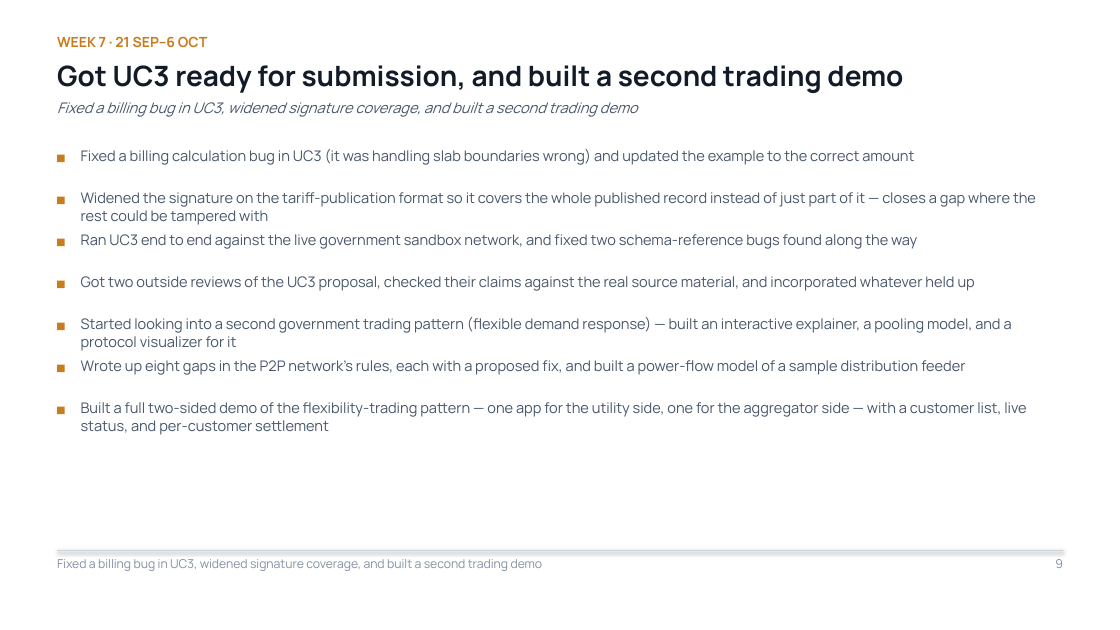
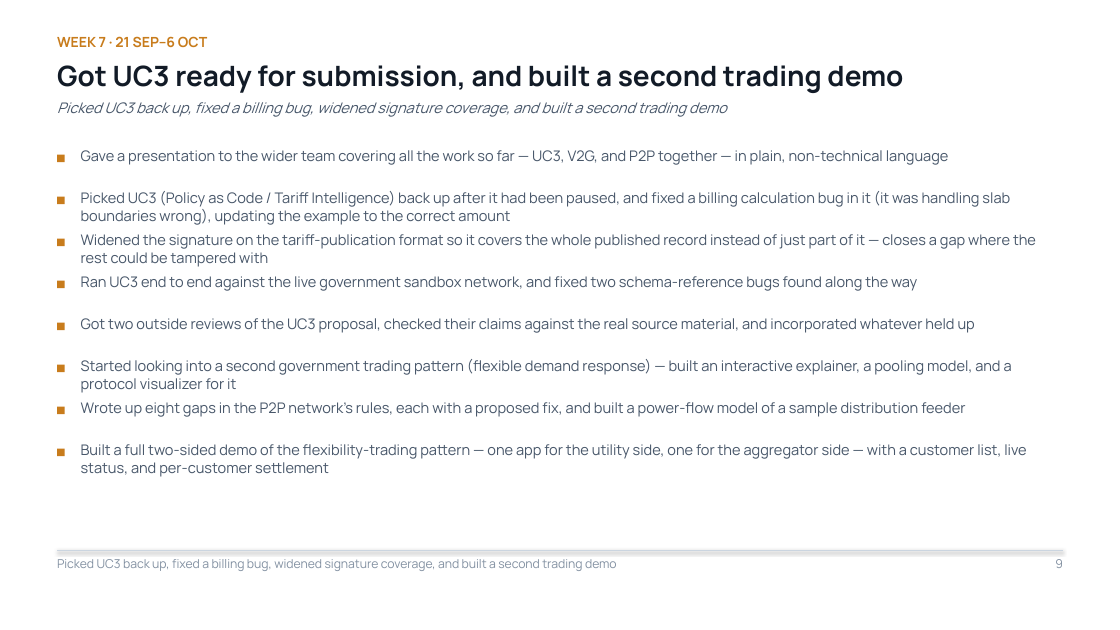
Before and after one commit to Sanjay-dev22/personal-deg, a slide deck: slide 9 of work-record/DEG-IES-Work-Record.pptx. Drawn at 1120x630 pixels with LibreOffice and Linux fonts; fonts in the diff are those of the drawing. Boxes give left, top, right and bottom in pixels: in the first picture for what was removed or moved away, otherwise in the second. Text is boxed around its words. In the diff, an @@ line names an element or a change of style, - is before the commit and + after.

```diff
--- a/work-record/DEG-IES-Work-Record.pptx
+++ b/work-record/DEG-IES-Work-Record.pptx
@@ text at (57, 102, 727, 117): text changed @@
-Fixed a billing bug in UC3, widened signature coverage, and built a second trading demo
+Picked UC3 back up, fixed a billing bug, widened signature coverage, and built a second trading demo
@@ text at (81, 150, 949, 165): text changed @@
-Fixed a billing calculation bug in UC3 (it was handling slab boundaries wrong) and updated the example to the correct amount
+Gave a presentation to the wider team covering all the work so far — UC3, V2G, and P2P together — in plain, non-technical language
@@ text added at (81, 191, 1010, 225), 12.5 pt, text #48576A @@
+Picked UC3 (Policy as Code / Tariff Intelligence) back up after it had been paused, and fixed a billing calculation bug in it (it was handling slab boundaries wrong), updating the example to the correct amount
@@ rectangle added at (57, 449, 65, 456), fill #C87C1C @@
@@ 6 texts: place and size @@
-6 texts at (81, 192, 1036, 435)
+6 texts at (81, 234, 1036, 477)
@@ text at (57, 559, 617, 571): text changed @@
-Fixed a billing bug in UC3, widened signature coverage, and built a second trading demo
+Picked UC3 back up, fixed a billing bug, widened signature coverage, and built a second trading demo
```
Also in this commit, not shown: 4 other slides changed, 1 slide added, 1 slide removed.
